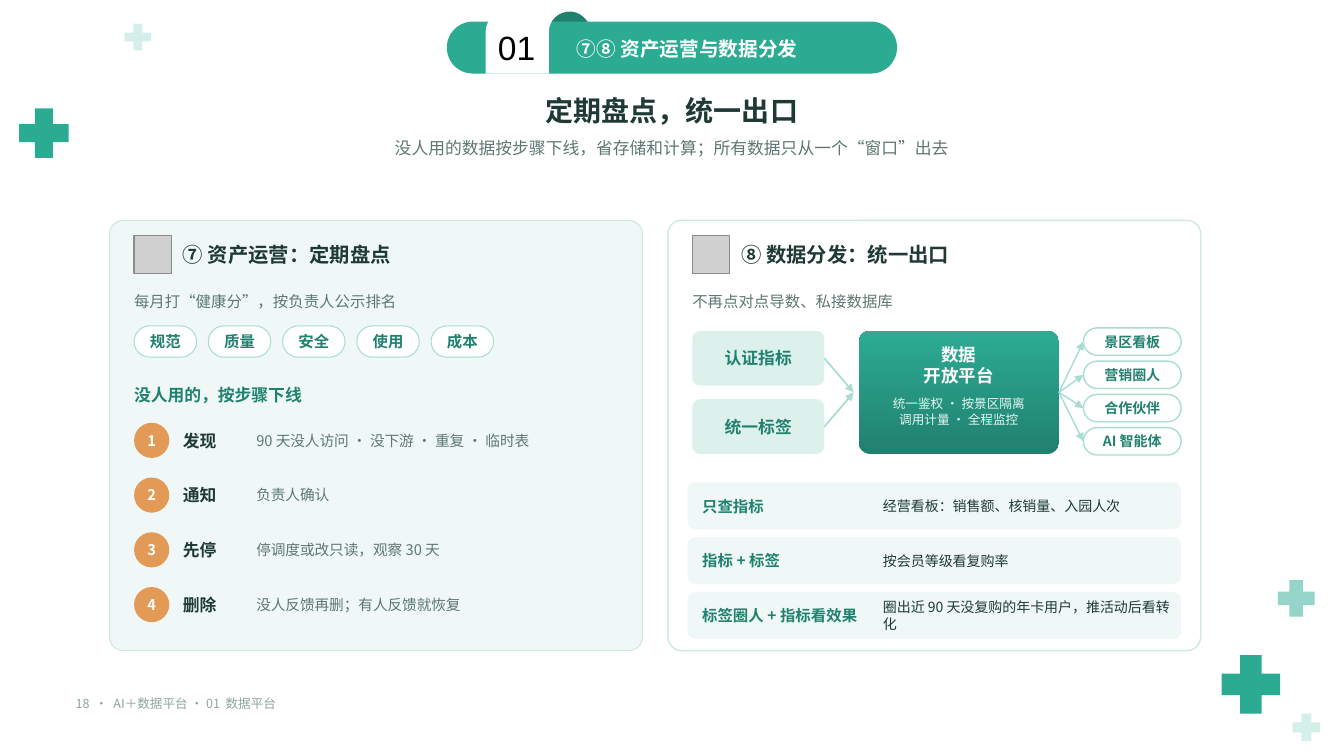
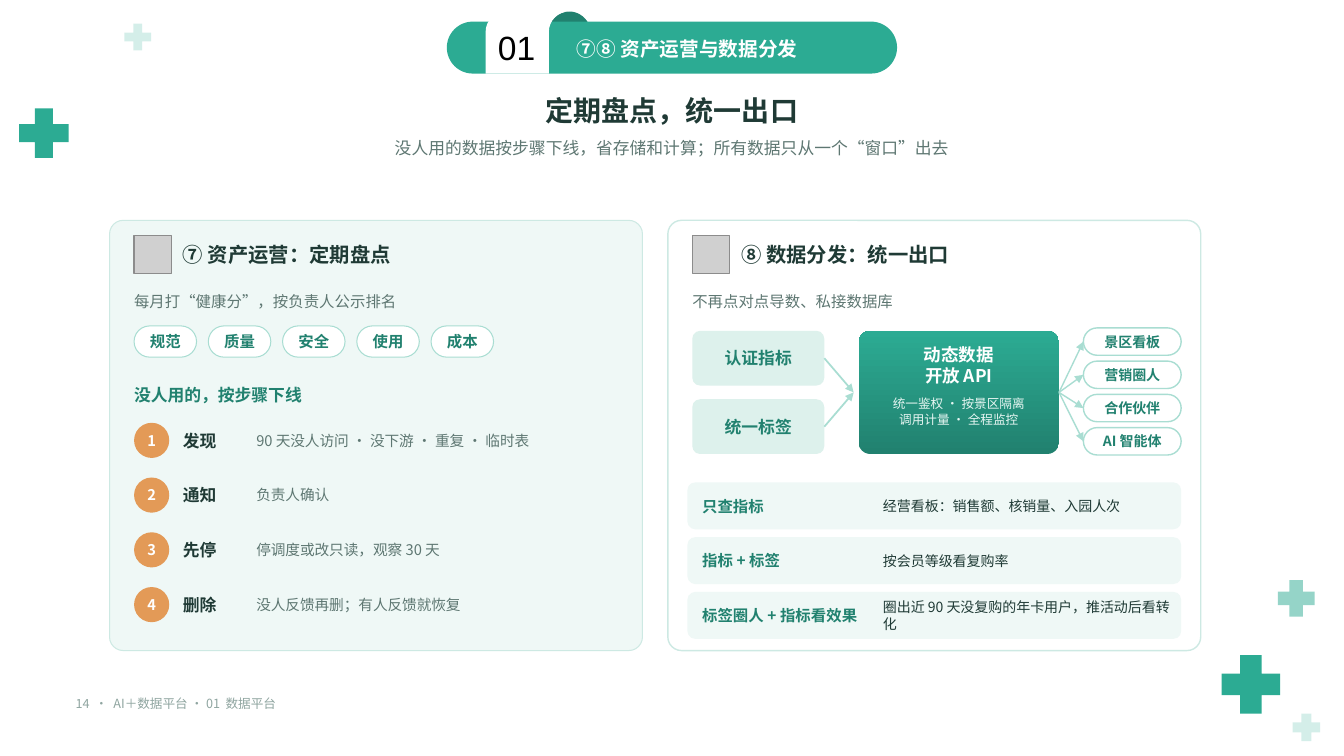
Before and after one commit to keanying/relevance, a slide deck: slide 14 of AI＋数据平台_老板汇报_青绿模板.pptx (slide 18 before the commit). Drawn at 1344x756 pixels with LibreOffice and Linux fonts; fonts in the diff are those of the drawing; grey boxes stand for pictures; background and template pictures are left out. Boxes give left, top, right and bottom in pixels: in the first picture for what was removed or moved away, otherwise in the second. Text is boxed around its words. In the diff, an @@ line names an element or a change of style, - is before the commit and + after.

```diff
--- a/AI＋数据平台_老板汇报_青绿模板.pptx
+++ b/AI＋数据平台_老板汇报_青绿模板.pptx
@@ text at (924, 346, 994, 384): text changed @@
-数据
-开放平台
+动态数据
+开放 API
@@ text at (76, 697, 276, 709): text changed @@
-18 · AI＋数据平台 · 01 数据平台
+14 · AI＋数据平台 · 01 数据平台
```
Also in this commit, not shown: 39 other slides changed, 4 slides removed.
